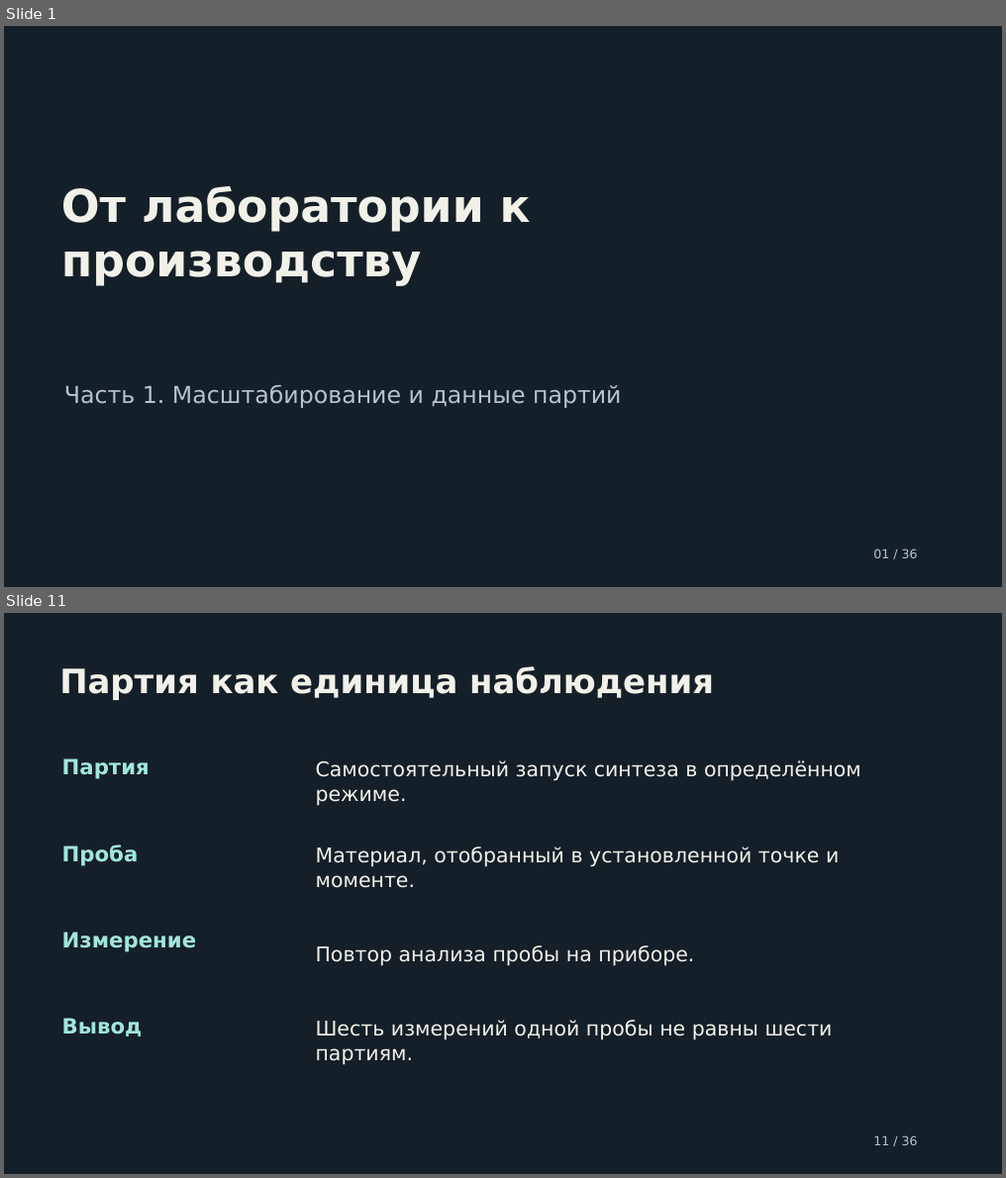
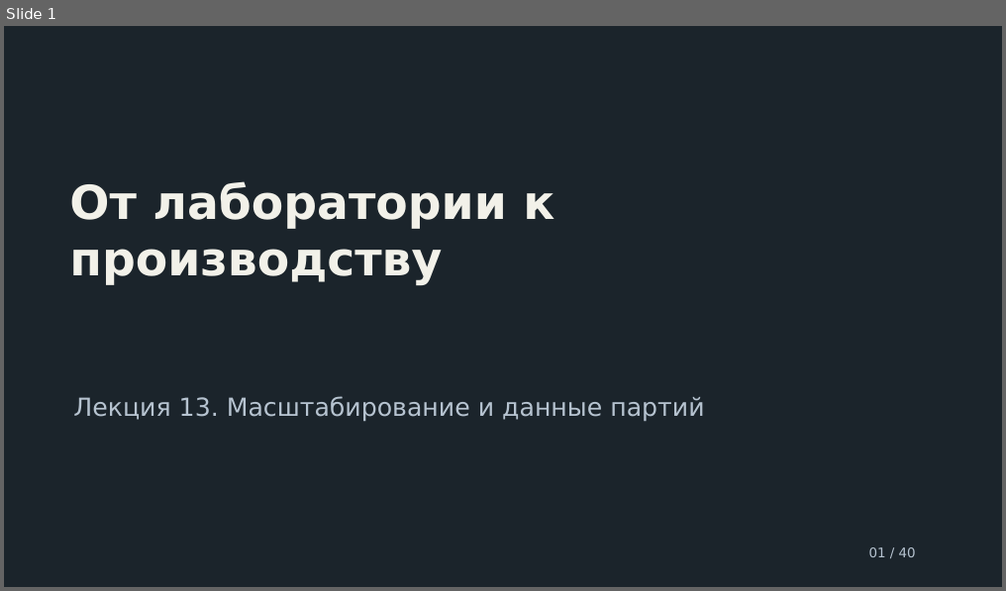
Before and after one commit to ashrpv/computer_science_in_nanoscience, a slide deck: slides/13_from_lab_to_production_scale_and_data.pptx. Shown one above the other, each under a label of ours: slides 1 and 11 before the commit, slide 1 after it; the slides between them are not shown. The pictures are 1006x1178 and 1006x591 pixels, drawn with LibreOffice and Linux fonts; fonts in the diff are those of the drawing. Boxes give left, top, right and bottom in pixels: in the first picture for what was removed or moved away, otherwise in the second. Text is boxed around its words. In the diff, an @@ line names an element or a change of style, - is before the commit and + after.

```diff
--- a/slides/13_from_lab_to_production_scale_and_data.pptx
+++ b/slides/13_from_lab_to_production_scale_and_data.pptx
@@ slide 11 removed at [4, 613, 1002, 1174], background #151F28 @@
@@ text removed at [59, 666, 714, 700] @@
-Партия как единица наблюдения
@@ text removed at [62, 759, 150, 779] @@
-Партия
@@ text removed at [316, 761, 861, 806] @@
-Самостоятельный запуск синтеза в определённом режиме.
@@ text removed at [62, 845, 139, 866] @@
-Проба
@@ text removed at [316, 847, 839, 888] @@
-Материал, отобранный в установленной точке и моменте.
@@ text removed at [62, 932, 197, 953] @@
-Измерение
@@ text removed at [316, 946, 694, 966] @@
-Повтор анализа пробы на приборе.
@@ text removed at [62, 1018, 143, 1037] @@
-Вывод
@@ text removed at [316, 1020, 833, 1065] @@
-Шесть измерений одной пробы не равны шести партиям.
@@ text removed at [873, 1136, 918, 1146] @@
-11 / 36
@@ slide 1 changed as well @@
@@ background #151F28 to #1B242B @@
@@ text at [69, 181, 554, 286]: text changed; size 43.5 to 45 pt @@
-От лаборатории к производству
+От лаборатории к
+производству
@@ text at [73, 396, 704, 422]: text changed; size 22.5 to 24 pt @@
-Часть 1. Масштабирование и данные партий
+Лекция 13. Масштабирование и данные партий
@@ vertical alignment middle to top in 3 elements at [69, 181, 554, 286], [73, 396, 704, 422], [869, 548, 916, 558] @@
@@ text at [869, 548, 916, 558]: text changed; size 12 to 12.8 pt @@
-01 / 36
+01 / 40
```
Also in this commit, not shown: 39 slides added, 34 other slides removed, 5 other files.
